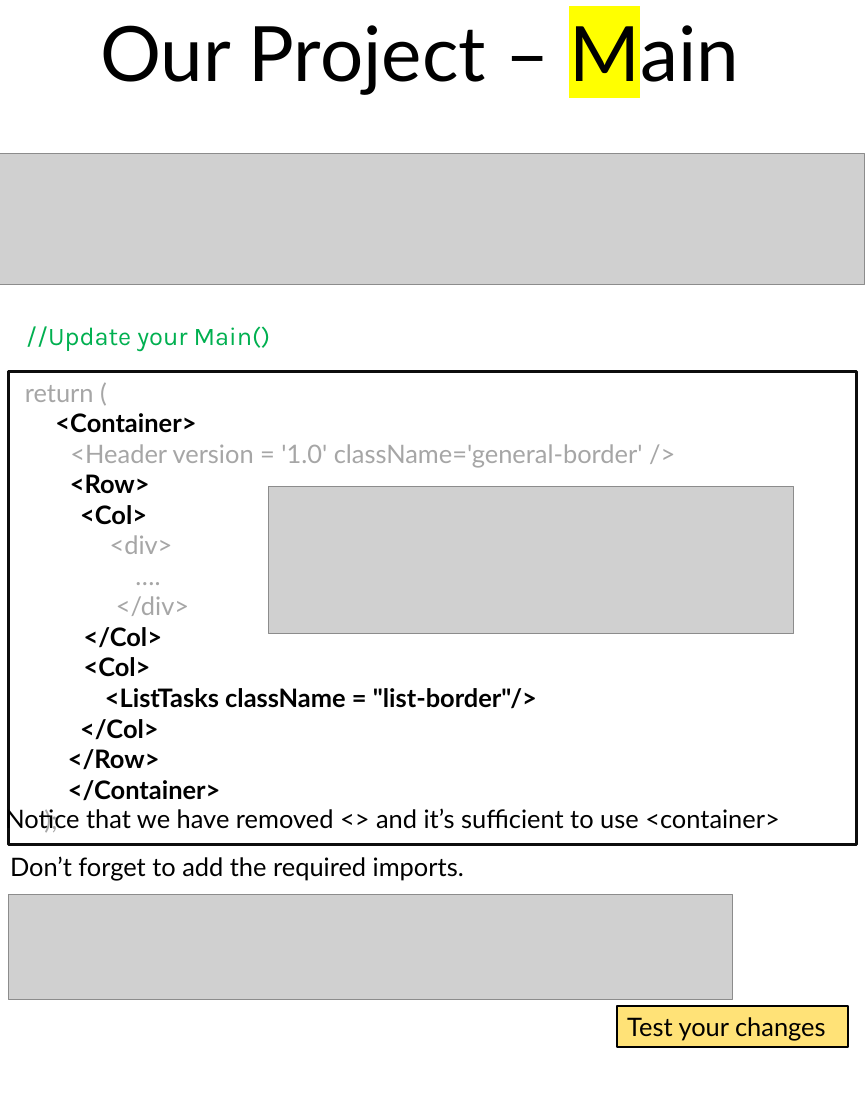
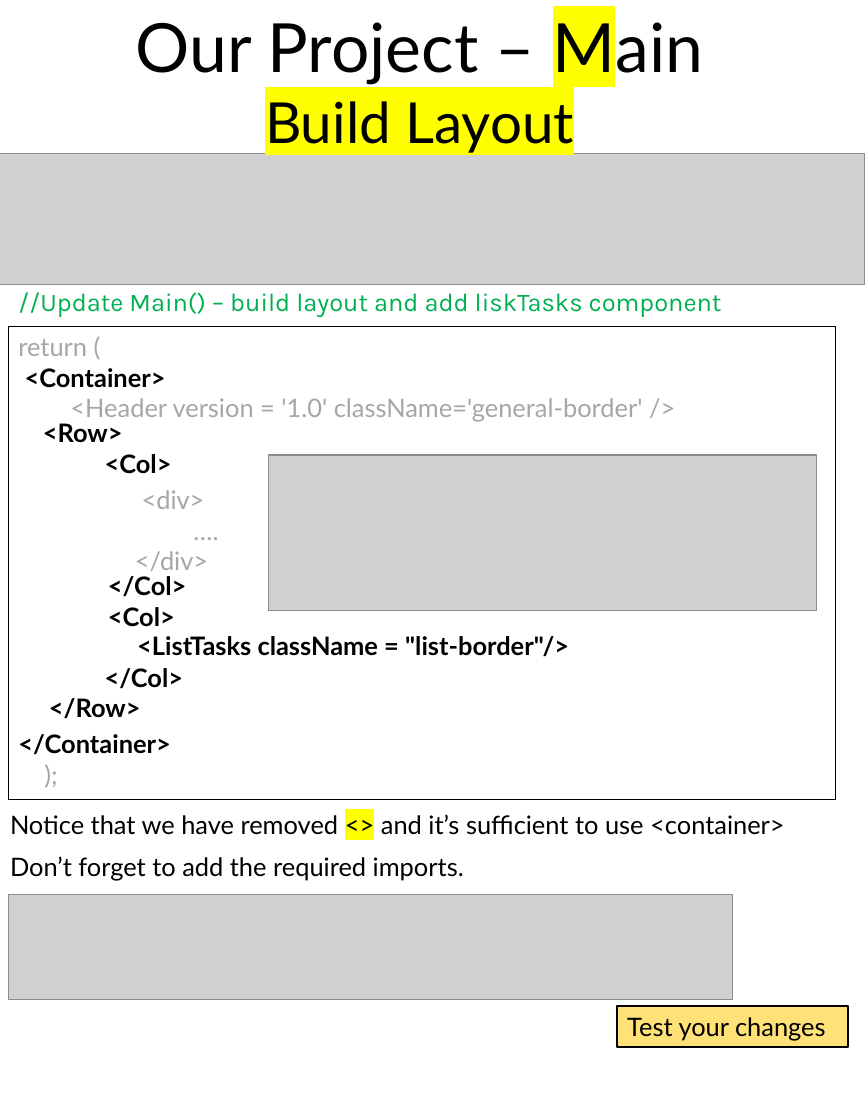
Before and after one commit to scorpion0511/mytracker, a slide deck: slide 31 of doc/React.pptx (slide 30 before the commit). Drawn at 865x1120 pixels with LibreOffice and Linux fonts; fonts in the diff are those of the drawing; grey boxes stand for pictures; background and template pictures are left out. Boxes give left, top, right and bottom in pixels: in the first picture for what was removed or moved away, otherwise in the second. Text is boxed around its words. In the diff, an @@ line names an element or a change of style, - is before the commit and + after.

```diff
--- a/doc/React.pptx
+++ b/doc/React.pptx
@@ text "Our Project – Main": place and size @@
-text "Our Project – Main" at [100,15,739,95]
+text "Our Project – Main" at [136,14,704,153]
@@ text at [136,14,704,85]: size 54 to 48 pt in "Our Project – Main" @@
@@ text at [265,101,573,153]: paragraph added @@
+Build Layout
@@ text at [18,292,722,317]: text changed @@
-//Update your Main()
+//Update Main() – build layout and add liskTasks component
@@ rectangle "return (": place and size @@
-rectangle "return (" at [8,371,857,844]
+rectangle "return (" at [8,327,835,799]
@@ rectangle "return (" at [8,327,835,799]: outline #0D0D0D 2.25 pt to #000000 0.75 pt @@
@@ text added at [43,423,186,719], 18 pt, text #000000, bold @@
+<Row>
+<Col>
+</Col>
+<Col>
+</Col>
+</Row>
@@ text in rectangle at [68,474,537,770]: paragraphs removed @@
-<Row>
-<Col>
-<div>
-….
-</div>
-</Col>
-<Col>
-<ListTasks className = "list-border"/>
-</Col>
-</Row>
@@ picture: place and size @@
-picture at [269,486,794,634]
+picture at [269,455,817,611]
@@ text added at [135,490,208,571], 18 pt, text #A6A6A6 @@
+<div>
+….
+</div>
@@ text added at [137,636,569,657], 18 pt, text #000000, bold @@
+<ListTasks className = "list-border"/>
@@ text "Notice that we have removed ..." at [10,814,785,835]: highlight none to #FFFF00 in "<>" @@
```
Also in this commit, not shown: 24 other slides changed, 4 slides added.
